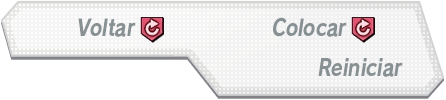
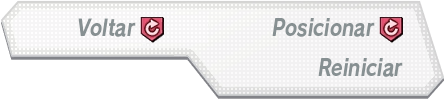
Before/after of a 446px x 100px layered artwork. What changed in the layer stack:
added group "PT V2" with 5 layers above "PT" over (272, 17, 403, 43)
added layer "Posicionar" in group "PT V2" over (272, 18, 375, 37)
added layer "Icon 2" (1st of 2, in "PT V2") in group "PT V2" over (379, 17, 403, 43)
renamed "Original copiar" to "PT", hid the group it (5 layers) over (272, 17, 403, 43)
moved "Icon 2" (2nd of 2, in "PT") into group "PT" over (351, 17, 375, 43)
